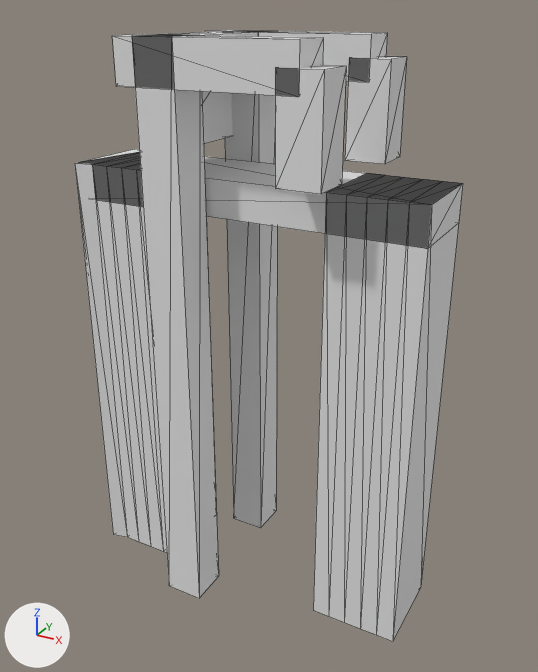
Before and after pictures for a commit that changed the glTF model models/pijnacker/pijnacker-brug-cd90be92/pijnacker-brug-cd90be92.glb.
Camera for both pictures: a camera (50 mm lens) standing at (7.81, -13.73, 3.36) and looking at (0.2, 0.1, -3.55). The axes (+X, +Y, +Z) are drawn at lower left. The lights are the same throughout. The first picture is the older version. Mesh edges are drawn as thin lines.

In view in the first picture: 'building:balans', 'building:balans 2', 'building:contragewicht', 'building:hamei', 'building:hamei 2', 'building:hangstang', 'building:hangstang 2', 'building:portaal', 'road:dek', 'road:landhoofd (aangenomen)', 'road:landhoofd (aangenomen) 2'.
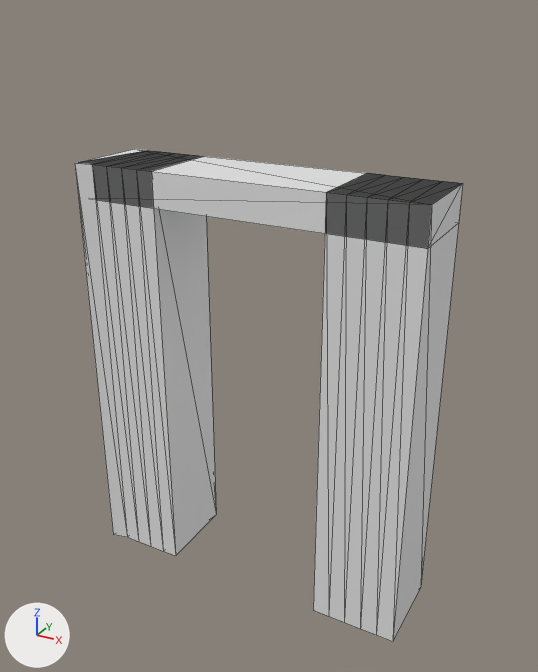
Boxes [x1, y1, x2, y2] around the edits, measured in the pictures (538 x 672 px):
'building:hamei 2', deleted
    before: [132, 34, 219, 598]
'building:hamei', deleted
    before: [224, 31, 277, 528]
'building:balans 2', deleted
    before: [112, 34, 323, 97]
'building:hangstang 2', deleted
    before: [275, 65, 346, 194]
'building:hangstang', deleted
    before: [345, 56, 407, 164]
'building:balans', deleted
    before: [205, 30, 387, 82]
'building:contragewicht', deleted
    before: [202, 91, 232, 143]
'building:portaal', deleted
    before: [159, 31, 262, 36]

What the commit changed:
Object 'building:hamei' (ob_building_hamei) is deleted.
Object 'building:hamei 2' (ob_building_hamei_2) is deleted.
Object 'building:portaal' (ob_building_portaal) is deleted.
Object 'building:balans' (ob_building_balans) is deleted.
Object 'building:hangstang' (ob_building_hangstang) is deleted.
Object 'building:balans 2' (ob_building_balans_2) is deleted.
Object 'building:hangstang 2' (ob_building_hangstang_2) is deleted.
Object 'building:contragewicht' (ob_building_contragewicht) is deleted.
